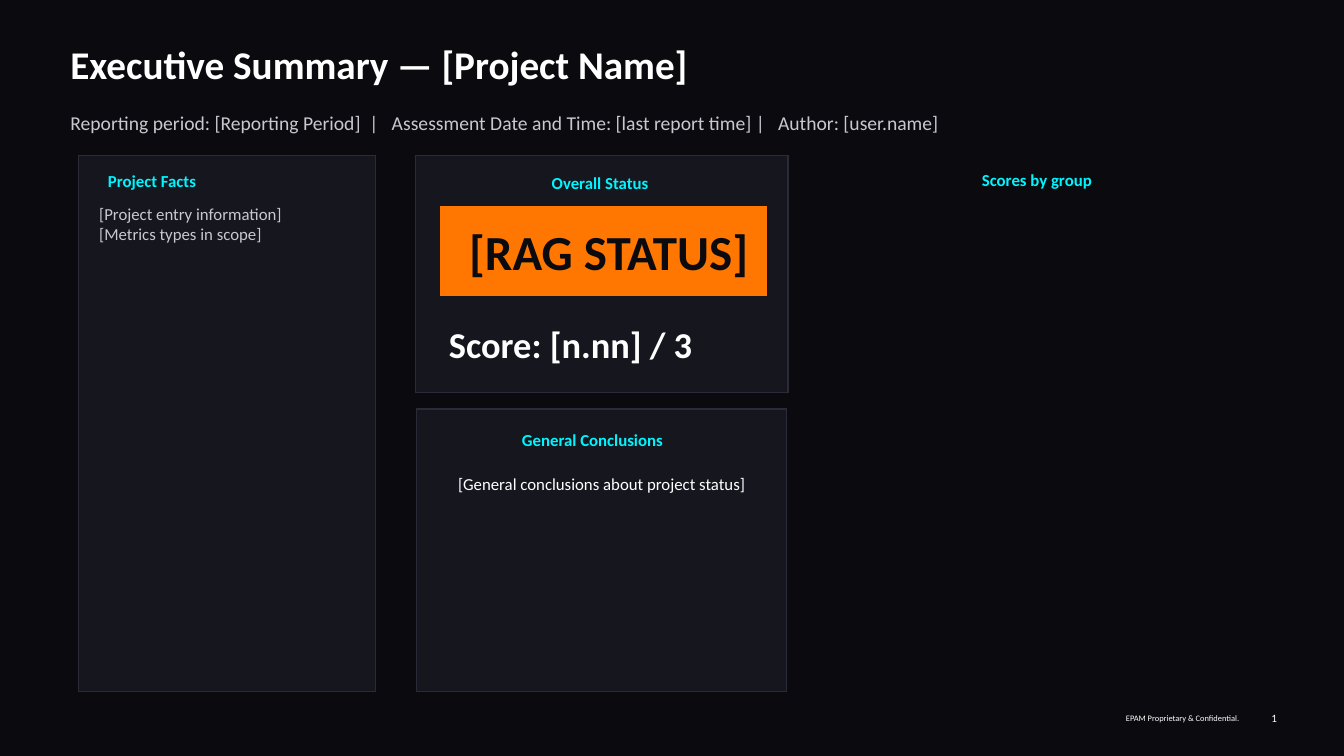
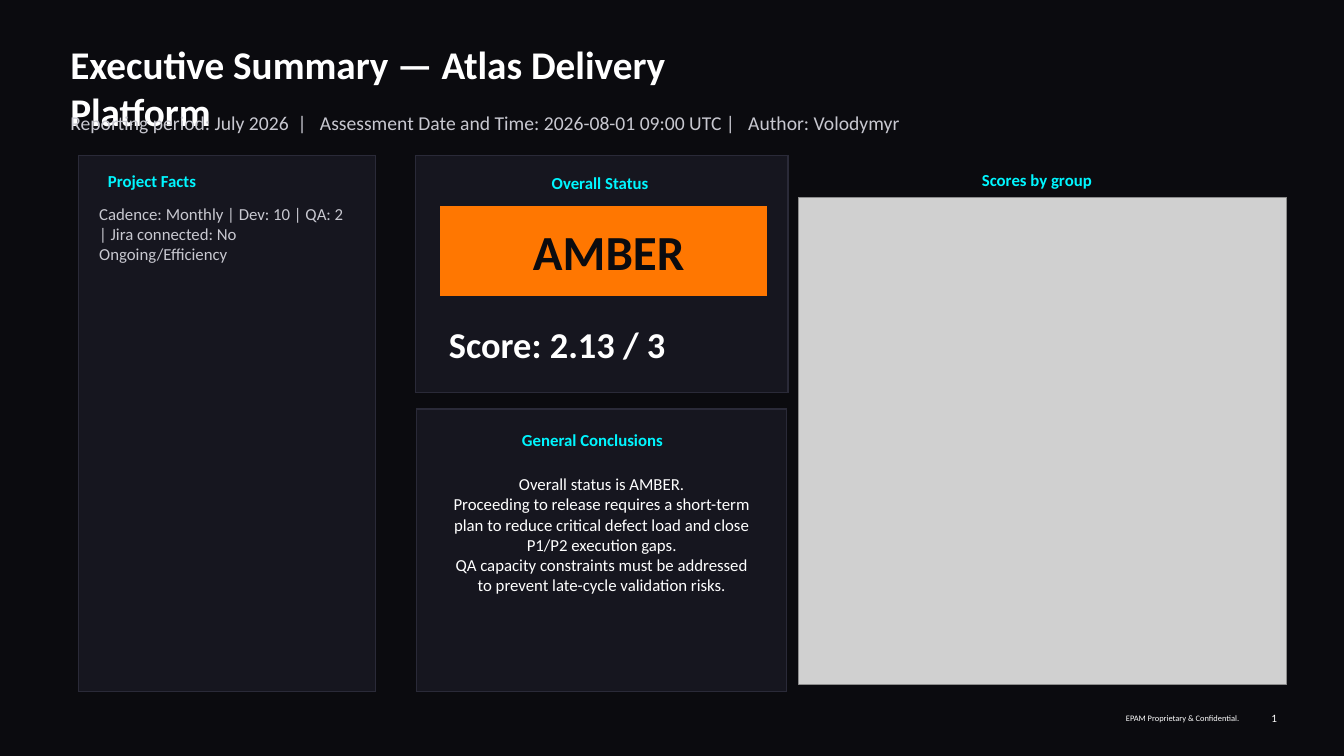
Before and after one commit to vopr/qarag-qa-delivery-health-assessment-by-rag, a slide deck: slide 1 of codeme/skills/qarag-pptx-reporter-skill-assets/QA_Delivery_Health_Status_Report_Template_-_Optimized.pptx. Drawn at 1344x756 pixels with LibreOffice and Linux fonts; fonts in the diff are those of the drawing; grey boxes stand for pictures; background and template pictures are left out. Boxes give left, top, right and bottom in pixels: in the first picture for what was removed or moved away, otherwise in the second. Text is boxed around its words. In the diff, an @@ line names an element or a change of style, - is before the commit and + after.

Commit message:
powerpoint skills and report

```diff
--- a/codeme/skills/qarag-pptx-reporter-skill-assets/QA_Delivery_Health_Status_Report_Template_-_Optimized.pptx
+++ b/codeme/skills/qarag-pptx-reporter-skill-assets/QA_Delivery_Health_Status_Report_Template_-_Optimized.pptx
@@ text at (70,51,665,134): text changed @@
-Executive Summary — [Project Name]
+Executive Summary — Atlas Delivery Platform
@@ text at (70,114,900,134): text changed @@
-Reporting period: [Reporting Period] | Assessment Date and Time: [last report time] | Author: [user.name]
+Reporting period: July 2026 | Assessment Date and Time: 2026-08-01 09:00 UTC | Author: Volodymyr
@@ text at (99,208,343,263): text changed @@
-[Project entry information]
-[Metrics types in scope]
+Cadence: Monthly | Dev: 10 | QA: 2 | Jira connected: No
+Ongoing/Efficiency
@@ picture added at (799,198,1287,686) @@
@@ text at (533,238,684,270): text changed @@
-[RAG STATUS]
+AMBER
@@ text at (449,334,665,359): text changed @@
-Score: [n.nn] / 3
+Score: 2.13 / 3
@@ text at (454,478,749,594): text changed @@
-[General conclusions about project status]
+Overall status is AMBER.
+Proceeding to release requires a short-term plan to reduce critical defect load and close P1/P2 execution gaps.
+QA capacity constraints must be addressed to prevent late-cycle validation risks.
```
Also in this commit, not shown: 2 other slides changed, 2 slides added, 1 slide removed, 2 other files.
